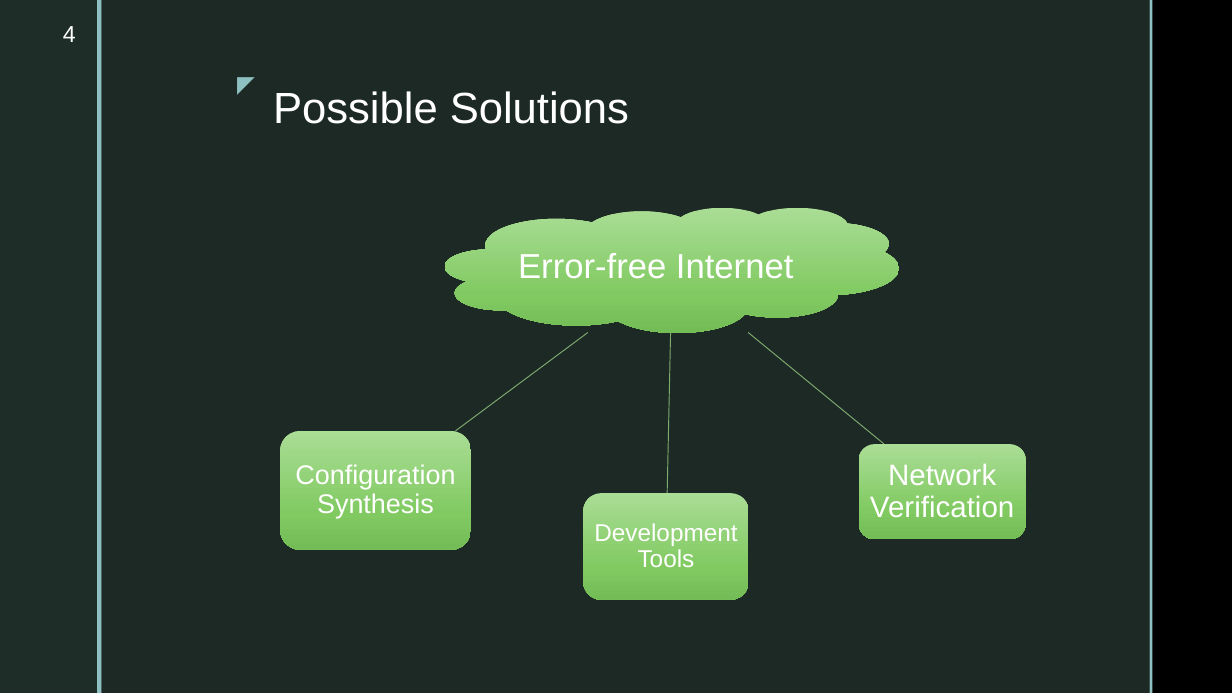
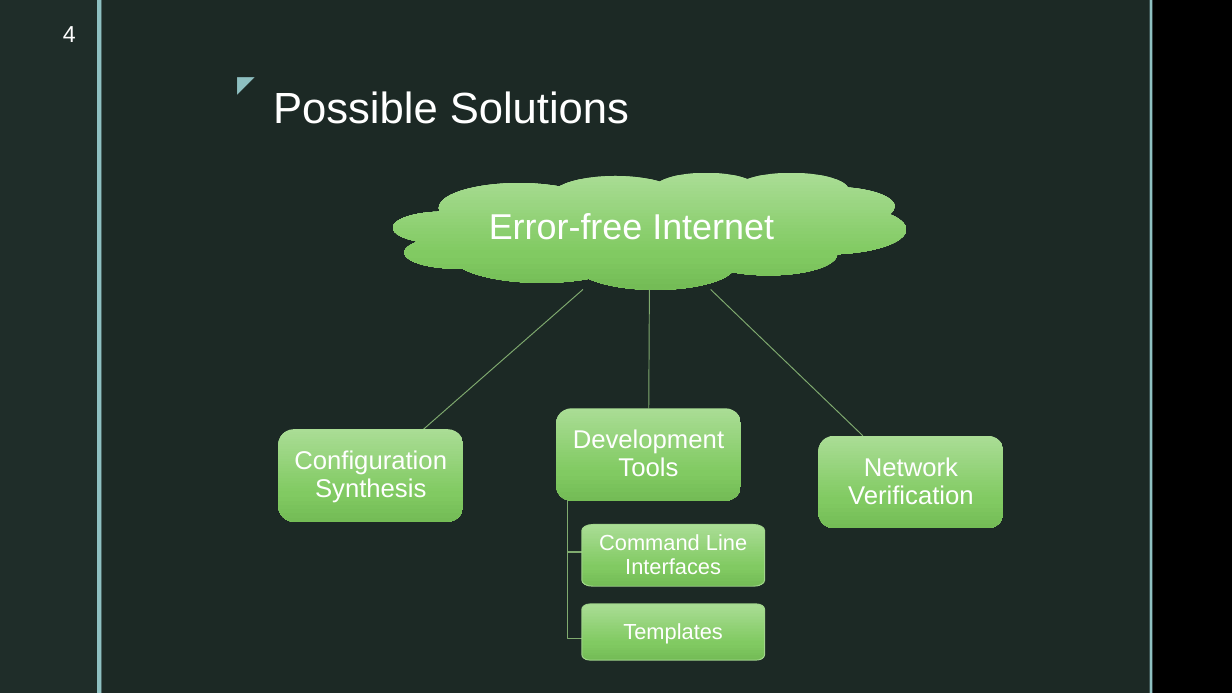
Before and after one commit to ahsanMah/config-completion, a slide deck: slide 4 of Final Presentation.pptx. Drawn at 1232x693 pixels with LibreOffice and Linux fonts; fonts in the diff are those of the drawing; background and template pictures are left out. Boxes give left, top, right and bottom in pixels: in the first picture for what was removed or moved away, otherwise in the second. Text is boxed around its words. In the diff, an @@ line names an element or a change of style, - is before the commit and + after.

```diff
--- a/Final Presentation.pptx
+++ b/Final Presentation.pptx
@@ cloud: place and size @@
-cloud at <box>445,207,899,332</box>
+cloud at <box>394,173,907,290</box>
@@ text "Error-free Internet": place and size @@
-text "Error-free Internet" at <box>518,253,793,278</box>
+text "Error-free Internet" at <box>489,213,774,239</box>
@@ text "Error-free Internet" at <box>489,213,774,239</box>: size 27 to 28 pt @@
@@ freeform shape at <box>424,290,583,429</box>: rotation 143 to 138 degrees; outline redrawn @@
@@ freeform shape: place and size @@
-freeform shape at <box>667,333,671,494</box>
+freeform shape at <box>649,290,650,409</box>
@@ freeform shape at <box>711,289,863,436</box>: rotation 39 to 43 degrees; outline redrawn @@
@@ rounded rectangle: place and size @@
-rounded rectangle at <box>583,494,749,600</box>
+rounded rectangle at <box>556,409,741,501</box>
@@ text "Development Tools": place and size @@
-text "Development Tools" at <box>594,523,737,567</box>
+text "Development Tools" at <box>573,429,724,476</box>
@@ text "Development Tools" at <box>573,429,724,476</box>: size 19 to 20 pt @@
@@ rounded rectangle: place and size @@
-rounded rectangle at <box>280,431,470,550</box>
+rounded rectangle at <box>278,430,463,522</box>
@@ text "Configuration Synthesis" at <box>294,450,447,502</box>: size 21 to 20 pt @@
@@ rounded rectangle: place and size @@
-rounded rectangle at <box>859,445,1026,540</box>
+rounded rectangle at <box>819,436,1004,529</box>
@@ text "Network Verification": place and size @@
-text "Network Verification" at <box>870,463,1014,517</box>
+text "Network Verification" at <box>848,457,974,504</box>
@@ text "Network Verification" at <box>848,457,974,504</box>: size 23 to 20 pt; less space between paragraphs @@
@@ group added at <box>567,500,765,661</box>: 4 freeform shapes @@
+Command Line Interfaces
+Templates
```
Also in this commit, not shown: 8 other slides changed, 4 slides added, 3 slides removed, 1 other file.
